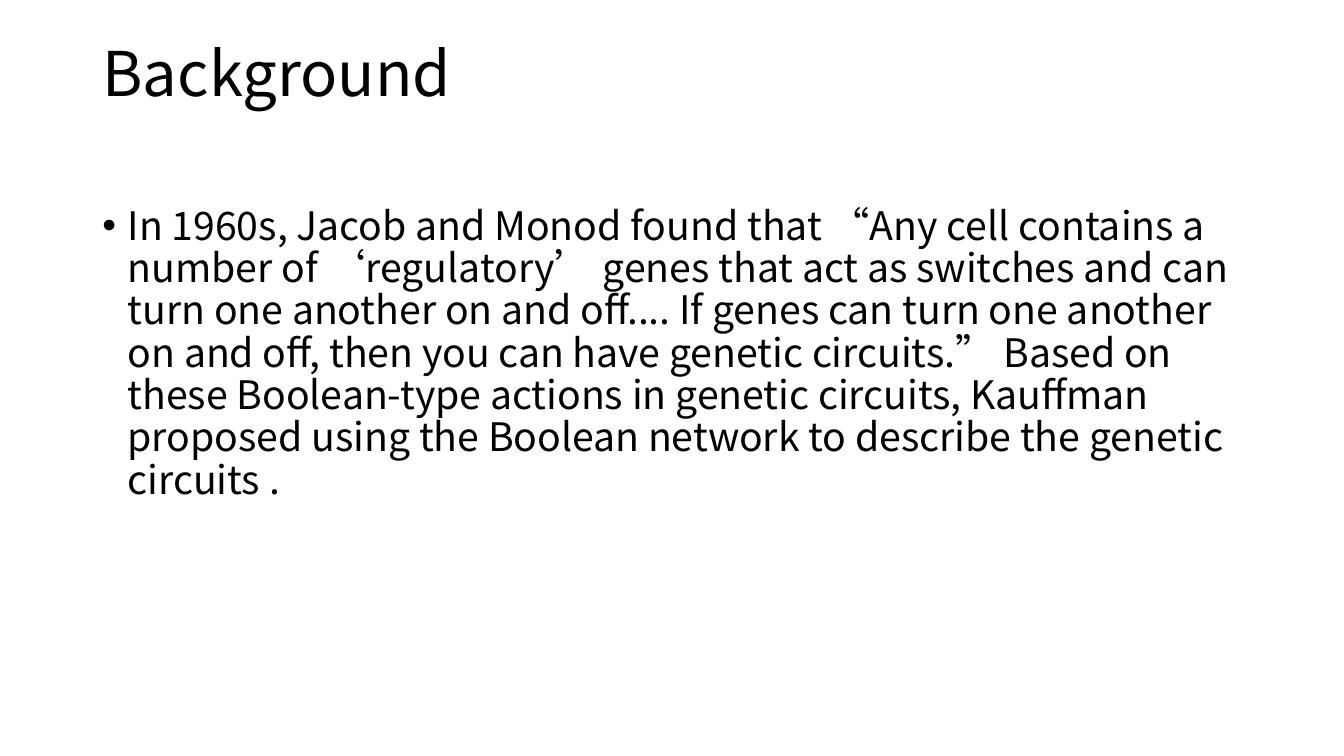
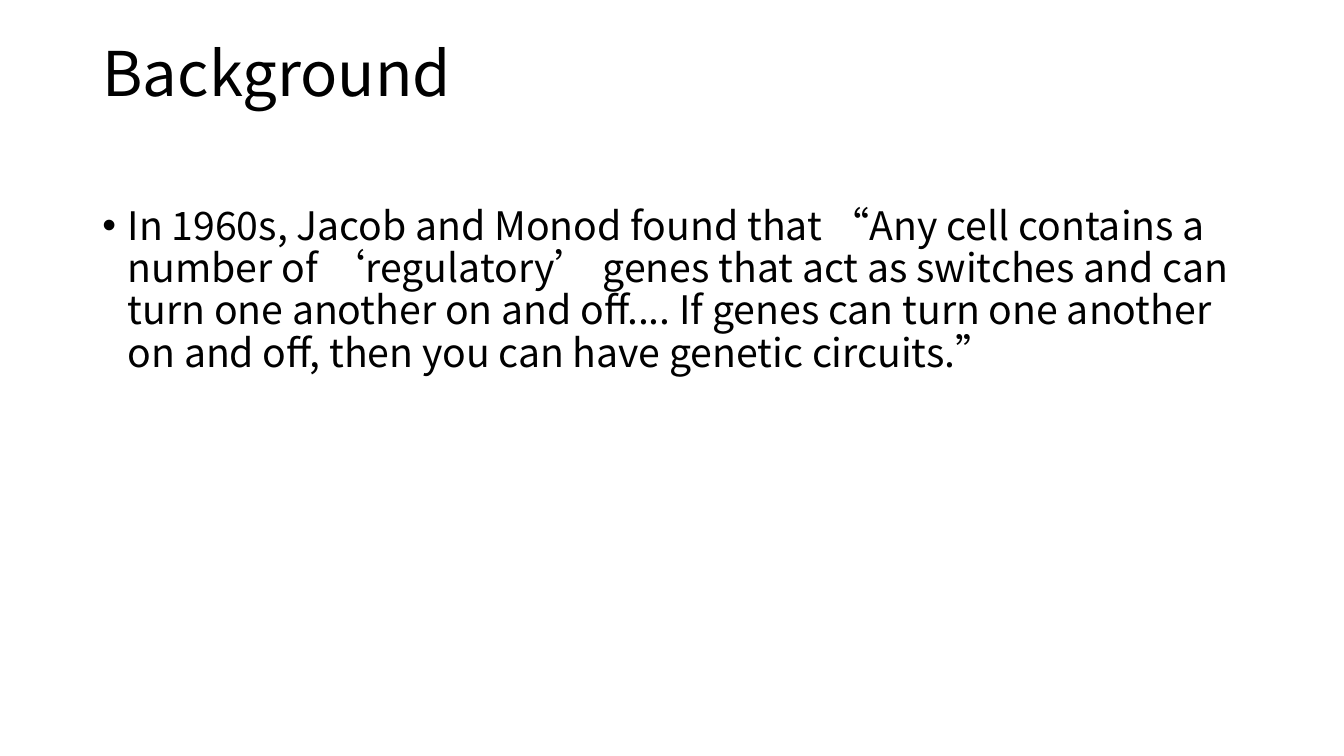
Before and after one commit to LuckyYZC/Model-Checking-in-BCNs, a slide deck: slide 4 of Verification in BCNs.pptx. Drawn at 1344x756 pixels with LibreOffice and Linux fonts; fonts in the diff are those of the drawing. Boxes give left, top, right and bottom in pixels: in the first picture for what was removed or moved away, otherwise in the second. Text is boxed around its words. In the diff, an @@ line names an element or a change of style, - is before the commit and + after.

Commit message:
Some changes.

```diff
--- a/Verification in BCNs.pptx
+++ b/Verification in BCNs.pptx
@@ text at bbox=[128, 207, 1229, 377]: text changed @@
-• In 1960s, Jacob and Monod found that “Any cell contains a number of ‘regulatory’ genes that act as switches and can turn one another on and off.... If genes can turn one another on and off, then you can have genetic circuits.” Based on these Boolean-type actions in genetic circuits, Kauffman proposed using the Boolean network to describe the genetic circuits .
+• In 1960s, Jacob and Monod found that “Any cell contains a number of ‘regulatory’ genes that act as switches and can turn one another on and off.... If genes can turn one another on and off, then you can have genetic circuits.”
```
